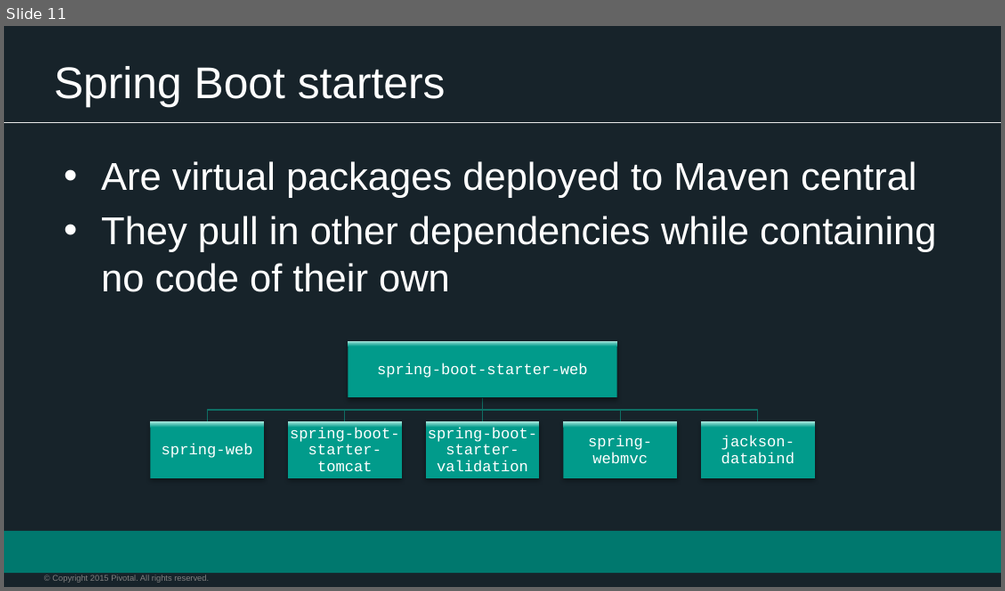
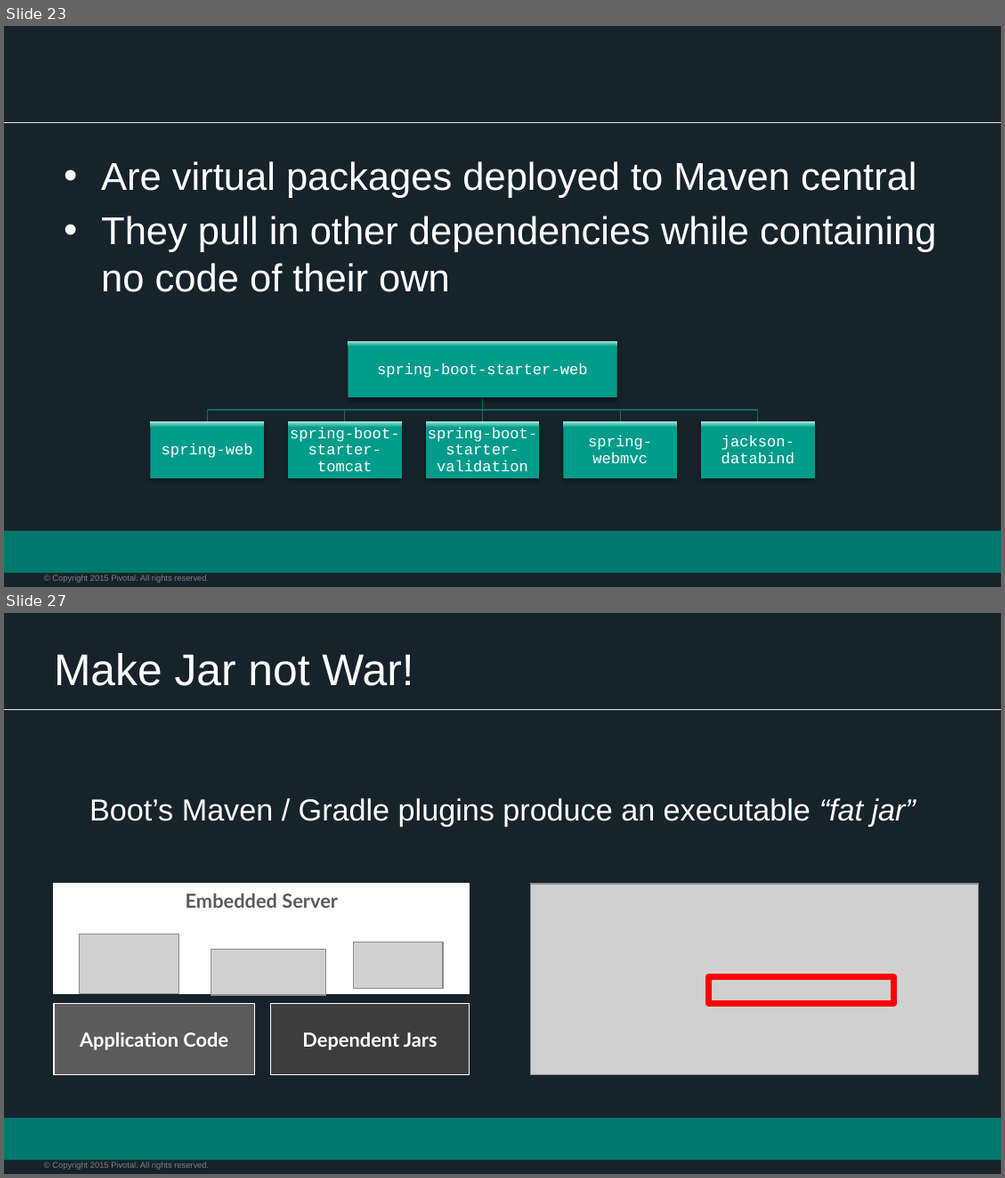
Before and after one commit to appalrpivotal/PCF-Workshop-ESI, a slide deck: presentations/5-Spring_Overview.pptx. Shown one above the other, each under a label of ours: slide 11 before the commit, slides 23 and 27 after it; the slides between them are not shown. The pictures are 1005x591 and 1005x1178 pixels, drawn with LibreOffice and Linux fonts; fonts in the diff are those of the drawing; grey boxes stand for pictures; background and template pictures are left out. Boxes give left, top, right and bottom in pixels: in the first picture for what was removed or moved away, otherwise in the second. Text is boxed around its words. In the diff, an @@ line names an element or a change of style, - is before the commit and + after.

```diff
--- a/presentations/5-Spring_Overview.pptx
+++ b/presentations/5-Spring_Overview.pptx
@@ slide 27 added at [4, 613, 1001, 1174], background #17232A; not listed: 3 template elements that a slide beside it also shows @@
@@ title added at [54, 653, 413, 686], 32 pt, text #FFFFFF @@
+Make Jar not War!
@@ text added at [89, 798, 915, 826], 22 pt, text #FFFFFF @@
+Boot’s Maven / Gradle plugins produce an executable “fat jar”
@@ rectangle added at [54, 884, 469, 994], fill #FFFFFF, outline #FFFFFF 0.75 pt, 14 pt, text #5B5B5B, bold @@
+Embedded Server
@@ rectangle added at [530, 884, 978, 1072], fill #008881, outline #FFFFFF 0.75 pt @@
@@ picture added at [530, 884, 978, 1076] @@
@@ picture added at [79, 934, 178, 994] @@
@@ picture added at [210, 949, 325, 995] @@
@@ picture added at [354, 942, 444, 988] @@
@@ rectangle added at [709, 977, 894, 1003], outline #FF0000 4.5 pt @@
@@ rectangle added at [54, 1004, 254, 1076], fill #5B5B5B, outline #FFFFFF 0.75 pt, 14 pt, text #FFFFFF, bold @@
+Application Code
@@ rectangle added at [270, 1003, 469, 1075], fill #3D3D3D, outline #FFFFFF 0.75 pt, 14 pt, text #FFFFFF, bold @@
+Dependent Jars
@@ what was slide 11 is now slide 23 @@
@@ slide 23 changed as well @@
@@ title removed at [54, 66, 445, 107] @@
-Spring Boot starters
```
Also in this commit, not shown: 22 other slides changed, 30 other slides added, 1 slide removed, 1 other file.
